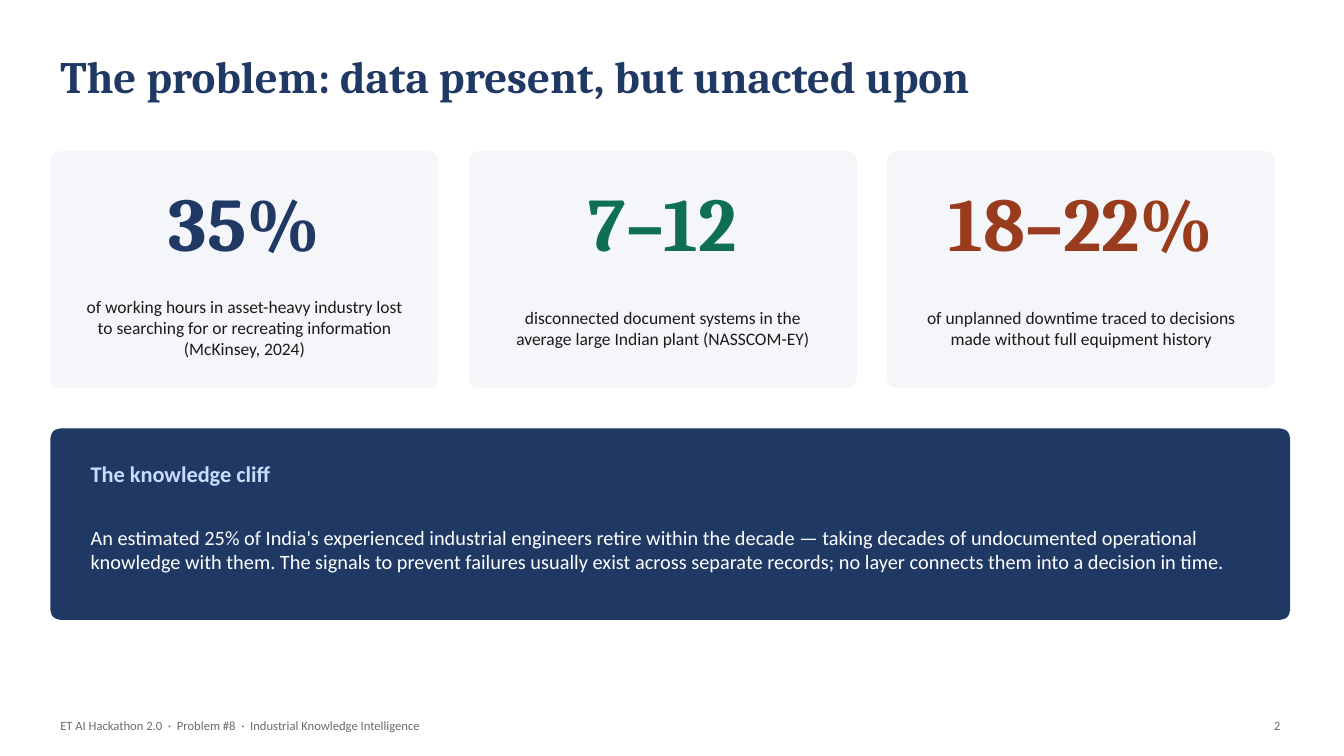
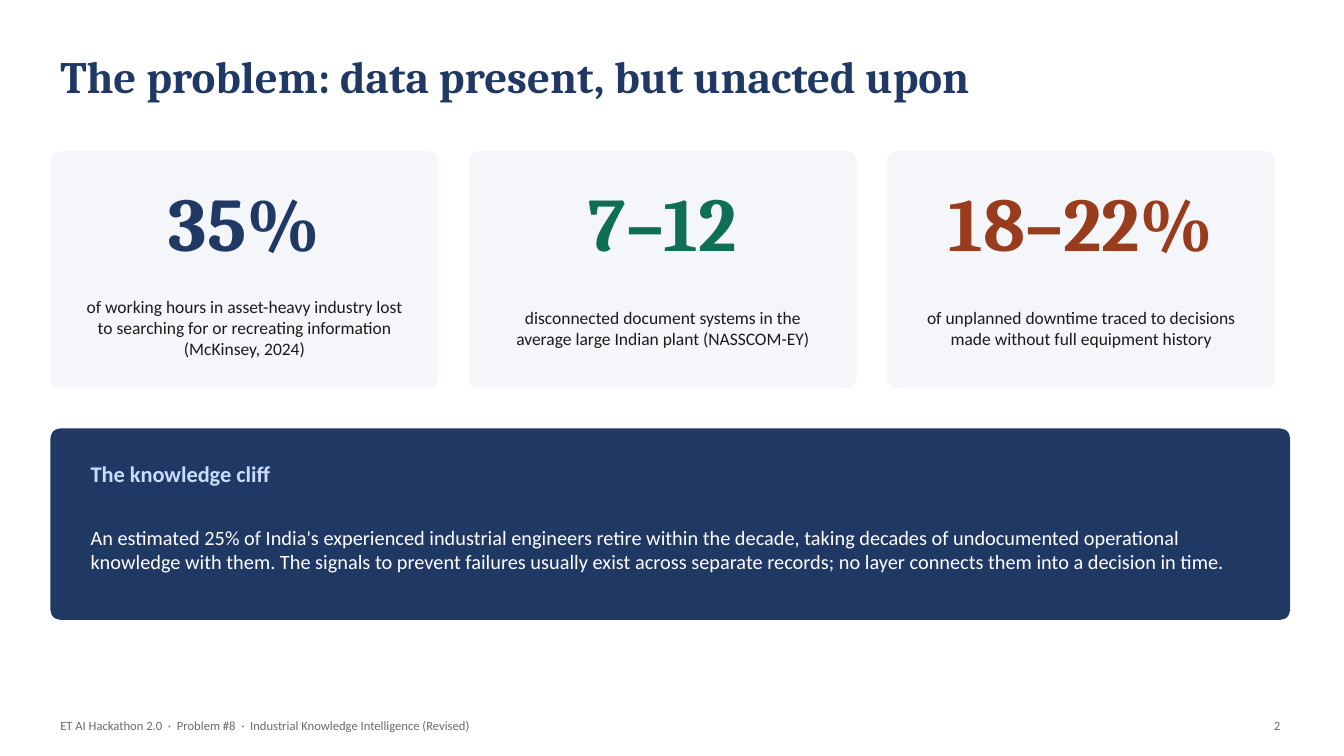
Before and after one commit to JOTHEESS/ET_HACKATHLAON-, a slide deck: slide 2 of Industrial_Knowledge_Intelligence_Deck.pptx. Drawn at 1344x756 pixels with LibreOffice and Linux fonts; fonts in the diff are those of the drawing. Boxes give left, top, right and bottom in pixels: in the first picture for what was removed or moved away, otherwise in the second. Text is boxed around its words. In the diff, an @@ line names an element or a change of style, - is before the commit and + after.

```diff
--- a/Industrial_Knowledge_Intelligence_Deck.pptx
+++ b/Industrial_Knowledge_Intelligence_Deck.pptx
@@ text at bbox=[91, 531, 1223, 573]: text changed @@
-An estimated 25% of India's experienced industrial engineers retire within the decade — taking decades of undocumented operational knowledge with them. The signals to prevent failures usually exist across separate records; no layer connects them into a decision in time.
+An estimated 25% of India's experienced industrial engineers retire within the decade, taking decades of undocumented operational knowledge with them. The signals to prevent failures usually exist across separate records; no layer connects them into a decision in time.
@@ text at bbox=[60, 721, 469, 732]: text changed @@
-ET AI Hackathon 2.0 · Problem #8 · Industrial Knowledge Intelligence
+ET AI Hackathon 2.0 · Problem #8 · Industrial Knowledge Intelligence (Revised)
```
Also in this commit, not shown: 9 other slides changed, 1 slide added, 1 other file.
